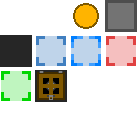
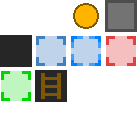
Layered file, before and after one edit (137 × 137). Changes by layer:
painted on "NextLevel" over [37, 71, 65, 100]
